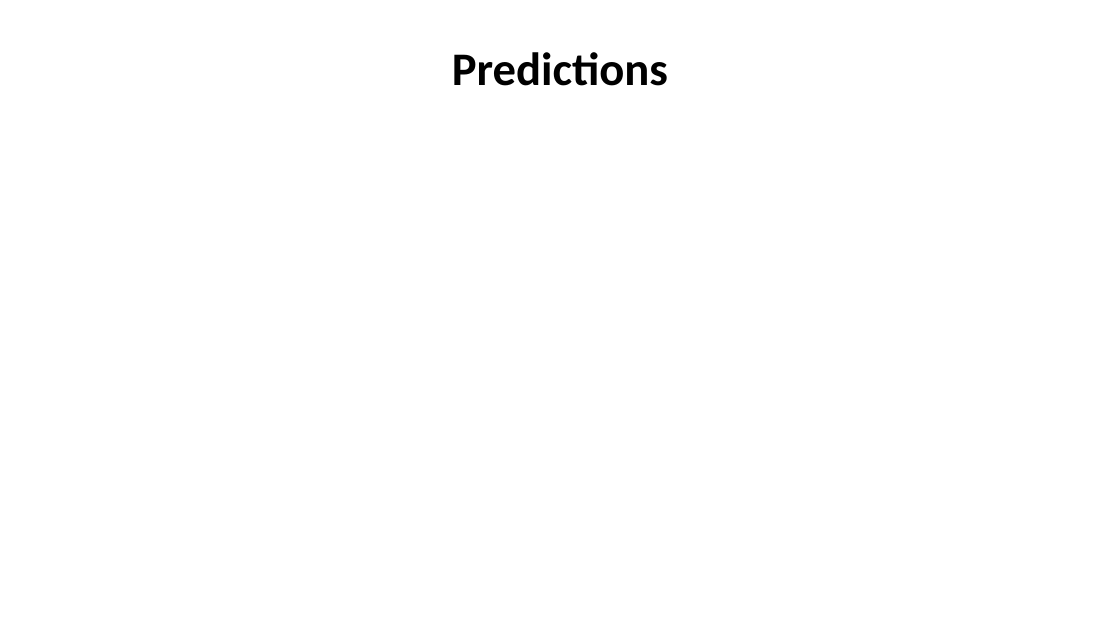
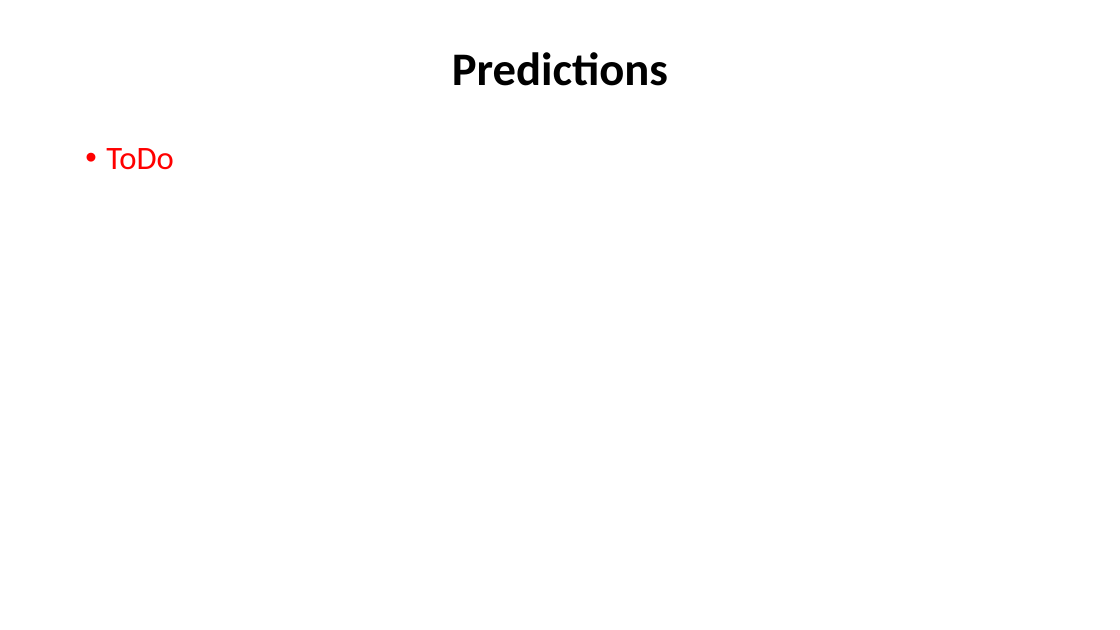
Before and after one commit to colinleach/proj502, a slide deck: slide 14 of project_report/Colin Leach project for ASTR 502.pptx. Drawn at 1120x630 pixels with LibreOffice and Linux fonts; fonts in the diff are those of the drawing. Boxes give left, top, right and bottom in pixels: in the first picture for what was removed or moved away, otherwise in the second. Text is boxed around its words. In the diff, an @@ line names an element or a change of style, - is before the commit and + after.

```diff
--- a/project_report/Colin Leach project for ASTR 502.pptx
+++ b/project_report/Colin Leach project for ASTR 502.pptx
@@ text added at (106, 148, 174, 170), 28 pt, text #FF0000 @@
+• ToDo
```
Also in this commit, not shown: 5 other slides changed, 9 other files.
